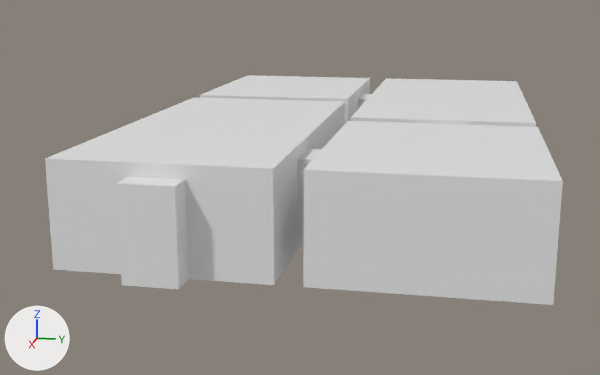
One commit to the Blender file Levels/moma-gallery.blend: the scene before it, then after it.
Both versions are drawn from a 50 mm lens placed at (25.63, 6.01, 9.82), pointed at (-12.18, -1.55, 0.36). Arrows for +X, +Y and +Z are at lower left; the lights stay in place.

Objects in the first picture: 'Plane-col.001', 'Plane.001-col', 'Plane.002-col', 'Plane.003-col', 'Plane.004-col', 'Plane.005-col', 'Plane.013-col', 'Plane.017-col', 'Plane.019-col.001', 'Plane.020-col', 'Plane.021-col.001', 'Plane.039-col.001'.
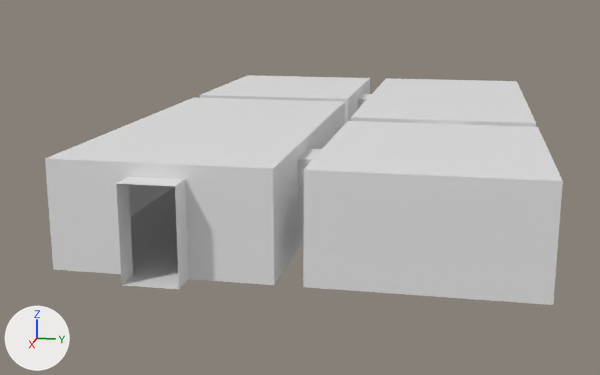
Where the change shows, as pixel boxes [x1, y1, x2, y2] in the pictures (600 x 375 px):
'Plane.020-col', deleted
    before: [116, 184, 179, 289]
'Plane-col', unchanged, uncovered by the edit
    after: [130, 187, 178, 278]

The change, as a list of edits to the scene's bpy script:
```text
Remove ob_plane_020_col:
    ob_plane_020_col = bpy.data.objects.new('Plane.020-col', me_plane_020)
    ob_plane_020_col.location = (0.4, -6.0, 2.0)
```
